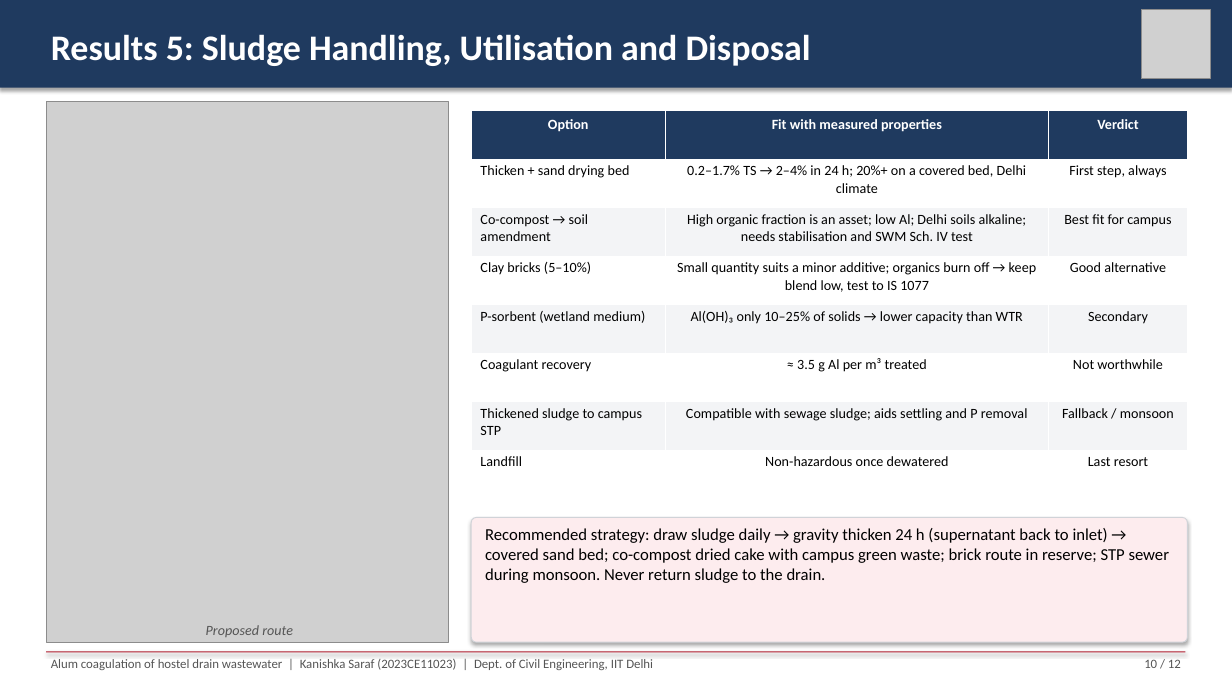
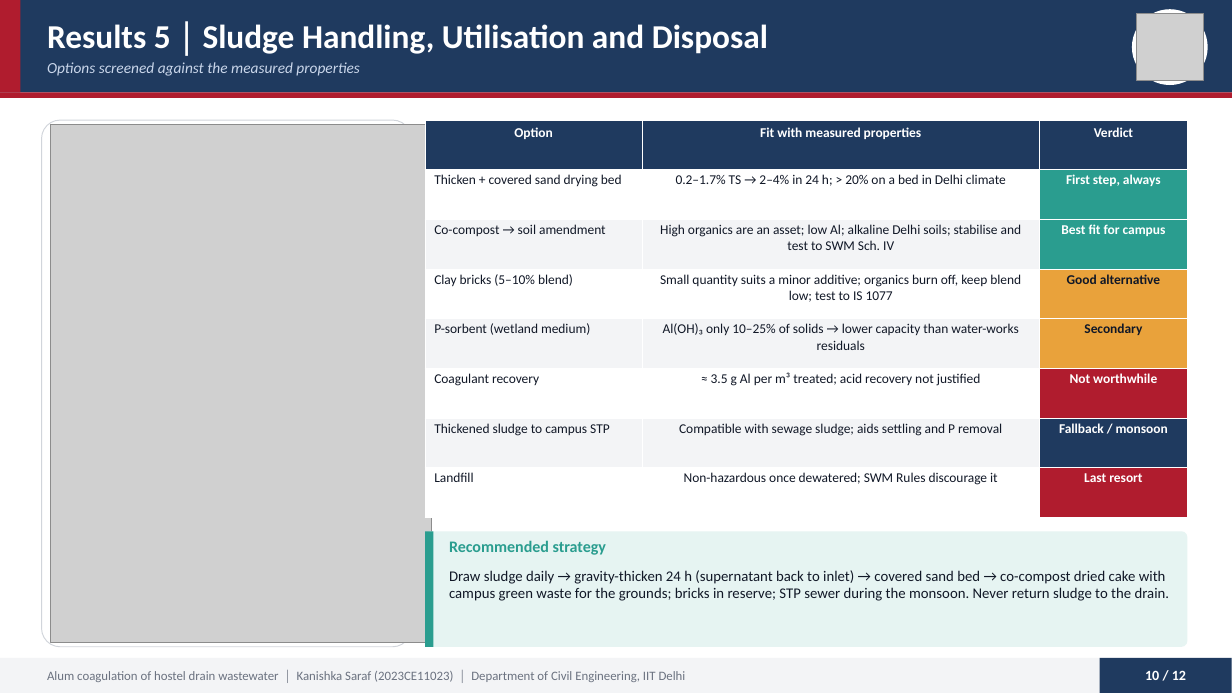
Before and after one commit to vinilverma27-hub/Clinch.ai, a slide deck: slide 10 of docs/btp-report/BTP_Final_Presentation_Kanishka_Saraf_2023CE11023.pptx. Drawn at 1232x693 pixels with LibreOffice and Linux fonts; fonts in the diff are those of the drawing; grey boxes stand for pictures. Boxes give left, top, right and bottom in pixels: in the first picture for what was removed or moved away, otherwise in the second. Text is boxed around its words. In the diff, an @@ line names an element or a change of style, - is before the commit and + after.

```diff
--- a/docs/btp-report/BTP_Final_Presentation_Kanishka_Saraf_2023CE11023.pptx
+++ b/docs/btp-report/BTP_Final_Presentation_Kanishka_Saraf_2023CE11023.pptx
@@ rectangle: place and size @@
-rectangle at [0, 0, 1232, 88]
+rectangle at [0, 0, 1232, 92]
@@ rectangle at [0, 0, 1232, 92]: shadow off @@
@@ rectangle added at [0, 0, 20, 92], fill #B01C2E @@
@@ text at [47, 24, 768, 54]: text changed; size 28 to 26 pt @@
-Results 5: Sludge Handling, Utilisation and Disposal
+Results 5 │ Sludge Handling, Utilisation and Disposal
@@ ellipse added at [1132, 9, 1208, 85], fill #FFFFFF @@
@@ picture: place and size @@
-picture at [1141, 9, 1211, 79]
+picture at [1137, 14, 1203, 80]
@@ text added at [47, 62, 359, 76], 12 pt, text #C9D6EA, italic @@
+Options screened against the measured properties
@@ rectangle added at [0, 92, 1232, 98], fill #B01C2E @@
@@ rounded rectangle added at [42, 120, 411, 647], fill #FFFFFF, outline #D1D5DB 0.75 pt @@
@@ picture: place and size @@
-picture at [46, 102, 449, 642]
+picture at [51, 125, 432, 642]
@@ table at [425, 120, 1188, 518] @@
-row 2, column 1: Thicken + sand drying bed
+row 2, column 1: Thicken + covered sand drying bed
-row 2, column 2: 0.2–1.7% TS → 2–4% in 24 h; 20%+ on a covered bed, Delhi climate
+row 2, column 2: 0.2–1.7% TS → 2–4% in 24 h; > 20% on a bed in Delhi climate
-row 3, column 2: High organic fraction is an asset; low Al; Delhi soils alkaline; needs stabilisation and SWM Sch. IV test
+row 3, column 2: High organics are an asset; low Al; alkaline Delhi soils; stabilise and test to SWM Sch. IV
-row 4, column 1: Clay bricks (5–10%)
+row 4, column 1: Clay bricks (5–10% blend)
-row 4, column 2: Small quantity suits a minor additive; organics burn off → keep blend low, test to IS 1077
+row 4, column 2: Small quantity suits a minor additive; organics burn off, keep blend low; test to IS 1077
-row 5, column 2: Al(OH)₃ only 10–25% of solids → lower capacity than WTR
+row 5, column 2: Al(OH)₃ only 10–25% of solids → lower capacity than water-works residuals
-row 6, column 2: ≈ 3.5 g Al per m³ treated
+row 6, column 2: ≈ 3.5 g Al per m³ treated; acid recovery not justified
-row 8, column 2: Non-hazardous once dewatered
+row 8, column 2: Non-hazardous once dewatered; SWM Rules discourage it
@@ fill #FFFFFF to #2A9D8F in row 2, column 3 @@
@@ fill #F3F4F6 to #2A9D8F in row 3, column 3 @@
@@ fill #FFFFFF to #E9A23B in row 4, column 3 @@
@@ fill #F3F4F6 to #E9A23B in row 5, column 3 @@
@@ fill #FFFFFF to #B01C2E in 2 cells @@
@@ fill #F3F4F6 to #1F3A5F in row 7, column 3 @@
@@ size 11 to 10.5 pt in "Option", "Fit with measured properties", "Verdict", "First step, always" and 12 more places @@
@@ text colour #000000 to #FFFFFF in "First step, always", "Best fit for campus", "Not worthwhile", "Fallback / monsoon" and 1 more places @@
@@ bold on in "First step, always", "Best fit for campus", "Good alternative", "Secondary" and 3 more places @@
@@ text colour #000000 to #111827 in "Co-compost → soil amendment", "Good alternative", "P-sorbent (wetland medium)", "Secondary" and 4 more places @@
@@ table: place and size @@
-table at [471, 111, 1188, 499]
+table at [425, 120, 1188, 518]
@@ rounded rectangle: place and size @@
-rounded rectangle at [471, 518, 1188, 642]
+rounded rectangle at [425, 531, 1188, 647]
@@ rounded rectangle at [425, 531, 1188, 647]: fill #FDECEE to #E6F4F2; outline #D0D3D8 0.75 pt to none; shadow off; proportions changed @@
@@ rectangle added at [425, 531, 433, 647], fill #2A9D8F @@
@@ text added at [449, 540, 606, 555], 12.5 pt, text #2A9D8F, bold @@
+Recommended strategy
@@ text at [449, 570, 1170, 601]: text changed; size 13 to 11.5 pt; text colour #000000 to #111827 @@
-Recommended strategy: draw sludge daily → gravity thicken 24 h (supernatant back to inlet) → covered sand bed; co-compost dried cake with campus green waste; brick route in reserve; STP sewer during monsoon. Never return sludge to the drain.
+Draw sludge daily → gravity-thicken 24 h (supernatant back to inlet) → covered sand bed → co-compost dried cake with campus green waste for the grounds; bricks in reserve; STP sewer during the monsoon. Never return sludge to the drain.
@@ text removed at [206, 625, 293, 637] @@
-Proposed route
@@ rectangle: place and size @@
-rectangle at [46, 652, 1186, 653]
+rectangle at [0, 658, 1232, 693]
@@ rectangle at [0, 658, 1232, 693]: fill #B01C2E to #F3F4F6; shadow off @@
@@ text "Alum coagulation of hostel drain ..." at [47, 671, 686, 682]: vertical alignment top to middle @@
@@ text "10 / 12": place and size @@
-text "10 / 12" at [1144, 659, 1181, 668]
+text "10 / 12" at [1145, 670, 1186, 680]
@@ text "10 / 12" at [1145, 670, 1186, 680]: size 10 to 11 pt, text colour #555555 to #FFFFFF, bold on; alignment right to centre; vertical alignment top to middle @@
@@ rectangle added at [1100, 658, 1232, 693], fill #1F3A5F @@
@@ text at [47, 671, 686, 682]: text changed; text colour #555555 to #6B7280 @@
-Alum coagulation of hostel drain wastewater | Kanishka Saraf (2023CE11023) | Dept. of Civil Engineering, IIT Delhi
+Alum coagulation of hostel drain wastewater │ Kanishka Saraf (2023CE11023) │ Department of Civil Engineering, IIT Delhi
```
Also in this commit, not shown: 11 other slides changed, 1 other file.
